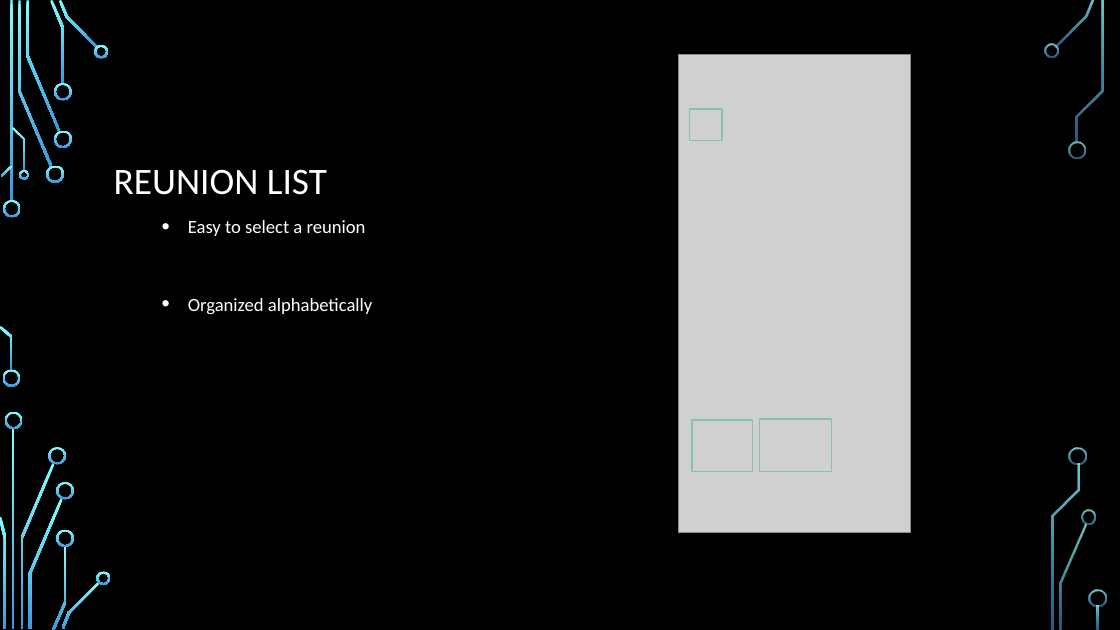
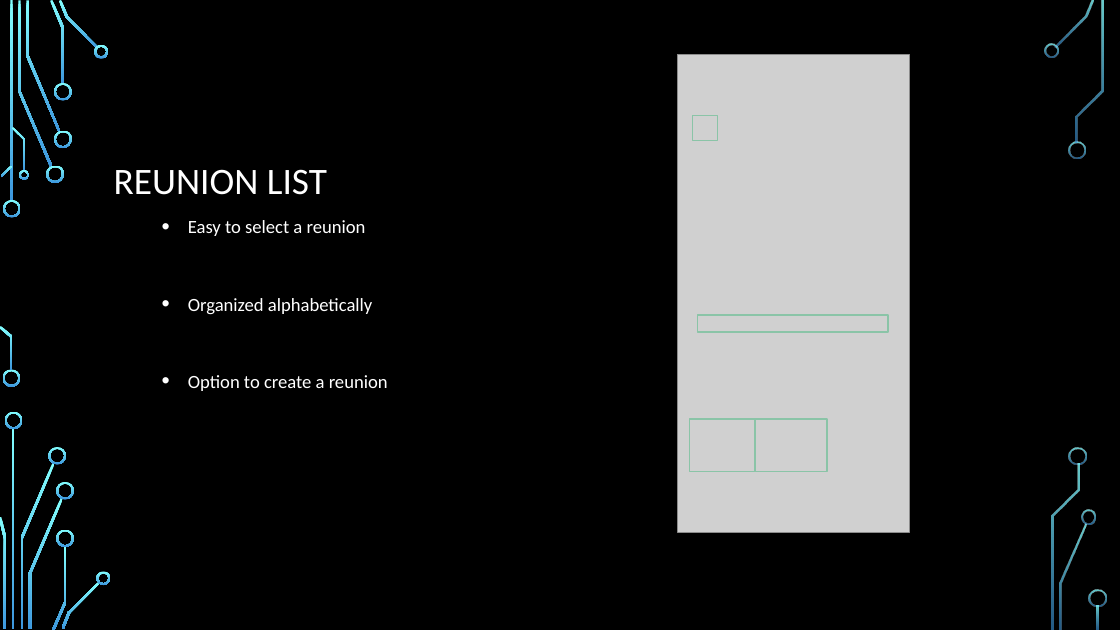
Before and after one commit to shitwolfymakes/CS-3773-Software-Engineering, a slide deck: slide 8 of Reunions App.pptx (slide 3 before the commit). Drawn at 1120x630 pixels with LibreOffice and Linux fonts; fonts in the diff are those of the drawing; grey boxes stand for pictures; background and template pictures are left out. Boxes give left, top, right and bottom in pixels: in the first picture for what was removed or moved away, otherwise in the second. Text is boxed around its words. In the diff, an @@ line names an element or a change of style, - is before the commit and + after.

```diff
--- a/Reunions App.pptx
+++ b/Reunions App.pptx
@@ action button blank: place and size @@
-action button blank at [690, 109, 723, 140]
+action button blank at [693, 116, 718, 141]
@@ action button blank added at [697, 315, 888, 333], outline #8AC4A7 1.25 pt @@
@@ text at [188, 375, 388, 391]: paragraph added @@
+• Option to create a reunion
@@ action button blank: place and size @@
-action button blank at [760, 419, 832, 471]
+action button blank at [755, 419, 828, 471]
```
Also in this commit, not shown: 4 other slides changed, 12 slides added.
